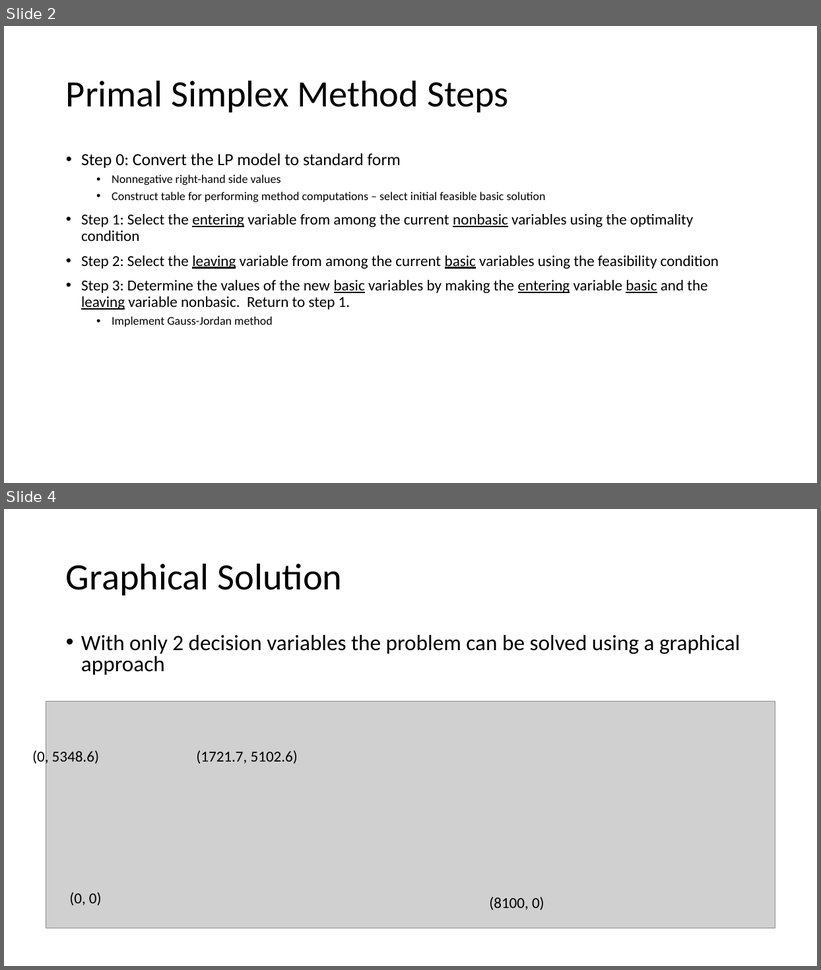
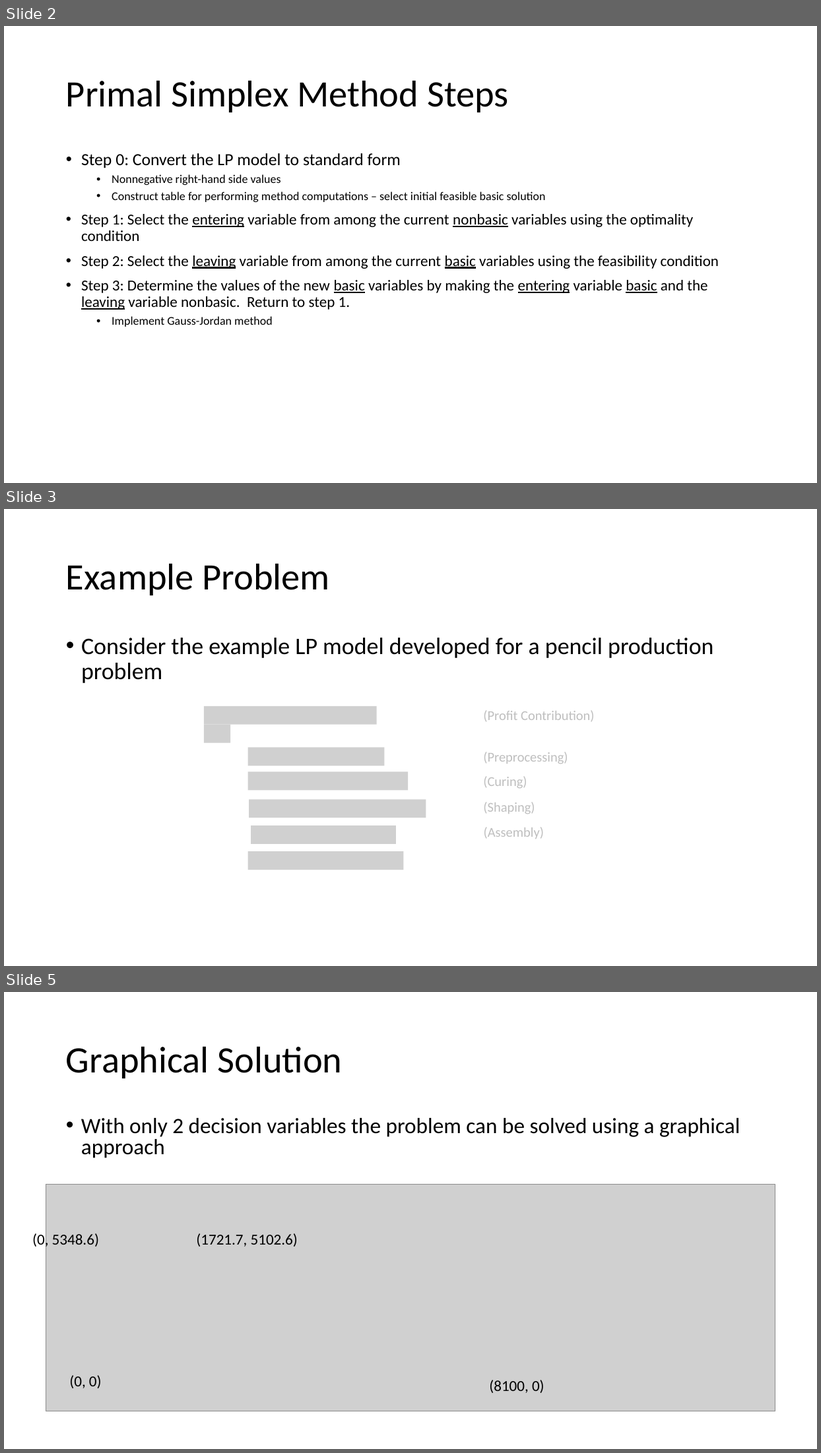
Before and after one commit to BrockSkaggs/GrokWithBrock, a slide deck: Linear Programming/Primal Simplex Method/Primal Simplex Method.pptx. Shown one above the other, each under a label of ours: slides 2 and 4 before the commit, slides 2, 3 and 5 after it; the slides between them are not shown. The pictures are 821x970 and 821x1453 pixels, drawn with LibreOffice and Linux fonts; fonts in the diff are those of the drawing; grey boxes stand for pictures. Boxes give left, top, right and bottom in pixels: in the first picture for what was removed or moved away, otherwise in the second. Text is boxed around its words. In the diff, an @@ line names an element or a change of style, - is before the commit and + after.

```diff
--- a/Linear Programming/Primal Simplex Method/Primal Simplex Method.pptx
+++ b/Linear Programming/Primal Simplex Method/Primal Simplex Method.pptx
@@ slide 3 added at (4, 509, 817, 966), background #FFFFFF @@
@@ title added at (66, 563, 329, 595), 44 pt, text #000000 @@
+Example Problem
@@ text added at (81, 638, 714, 683), 28 pt, text #000000 @@
+• Consider the example LP model developed for a pencil production problem
@@ picture added at (204, 706, 377, 724) @@
@@ picture added at (204, 725, 230, 743) @@
@@ text added at (483, 710, 595, 722), 16 pt, text #BFBFBF @@
+(Profit Contribution)
@@ picture added at (248, 747, 385, 766) @@
@@ text added at (483, 752, 568, 764), 16 pt, text #BFBFBF @@
+(Preprocessing)
@@ picture added at (248, 772, 408, 790) @@
@@ text added at (483, 776, 527, 788), 16 pt, text #BFBFBF @@
+(Curing)
@@ picture added at (250, 800, 426, 819) @@
@@ text added at (483, 802, 535, 814), 16 pt, text #BFBFBF @@
+(Shaping)
@@ picture added at (251, 826, 396, 844) @@
@@ text added at (484, 827, 544, 839), 16 pt, text #BFBFBF @@
+(Assembly)
@@ picture added at (248, 852, 403, 870) @@
@@ what was slide 4 is now slide 5 @@
```
Also in this commit, not shown: 4 slides changed, 6 other files.
